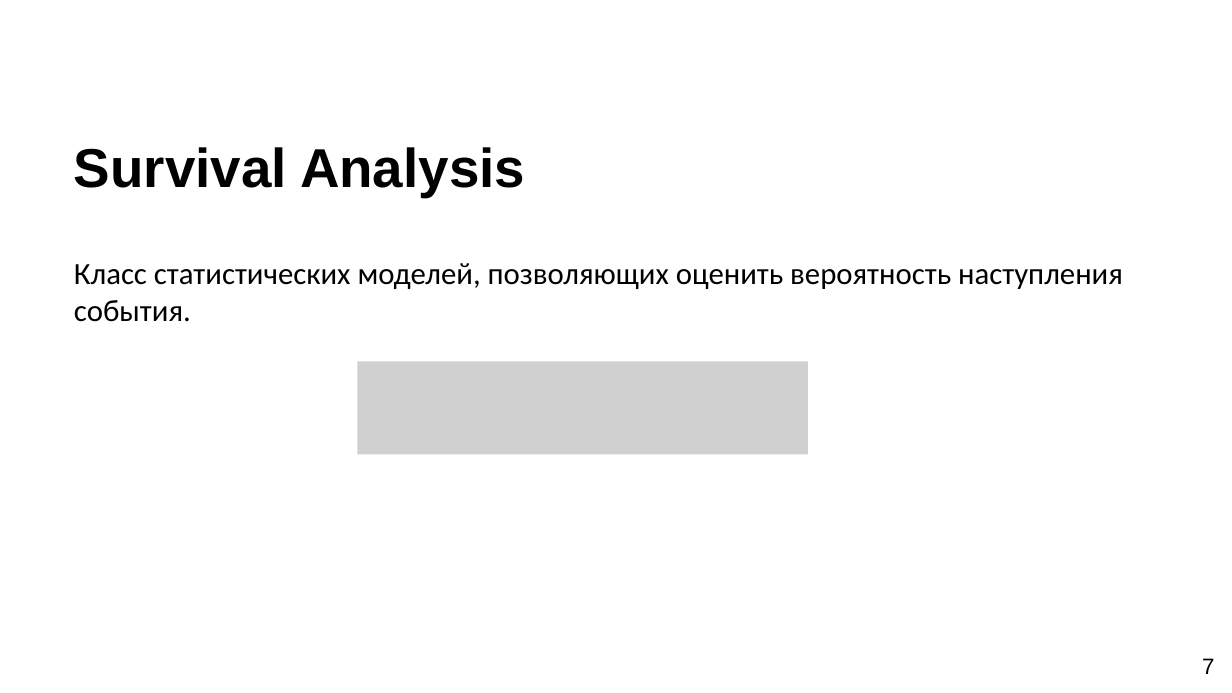
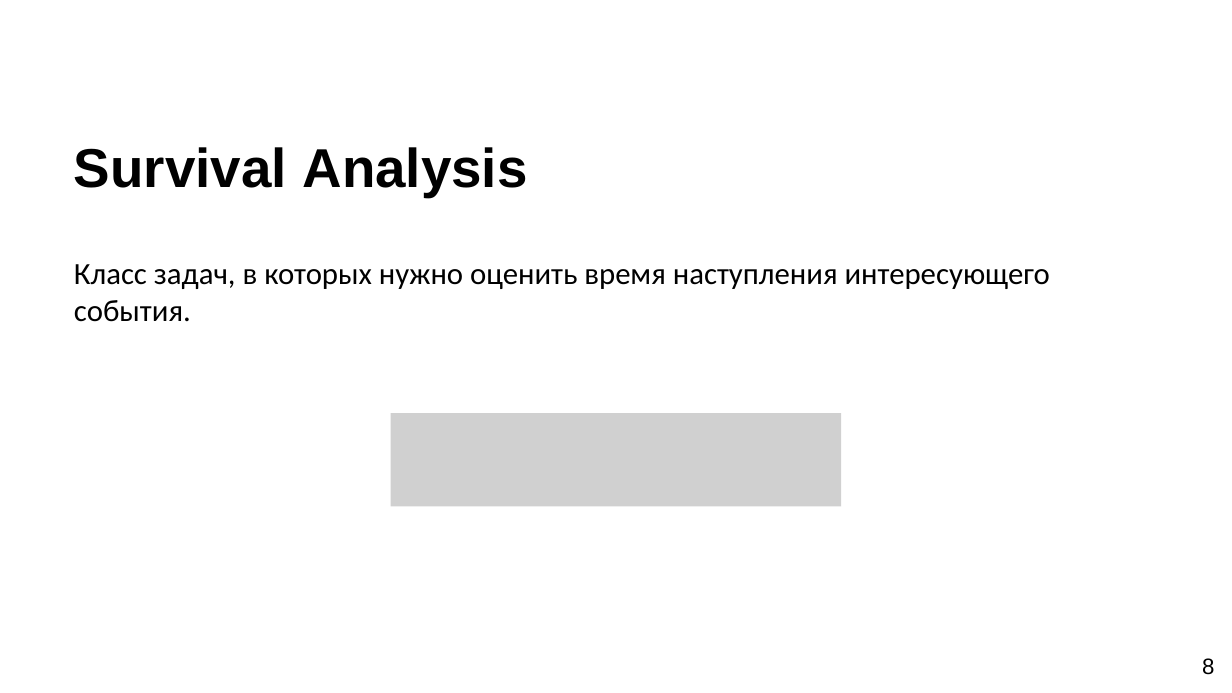
Before and after one commit to SerTelnov/landscape-forecasting, a slide deck: slide 8 of stuff/docs/2020-pps-forecasting.pptx (slide 7 before the commit). Drawn at 1232x693 pixels with LibreOffice and Linux fonts; fonts in the diff are those of the drawing; grey boxes stand for pictures; background and template pictures are left out. Boxes give left, top, right and bottom in pixels: in the first picture for what was removed or moved away, otherwise in the second. Text is boxed around its words. In the diff, an @@ line names an element or a change of style, - is before the commit and + after.

```diff
--- a/stuff/docs/2020-pps-forecasting.pptx
+++ b/stuff/docs/2020-pps-forecasting.pptx
@@ text at (74, 264, 1050, 322): text changed @@
-Класс статистических моделей, позволяющих оценить вероятность наступления события.
+Класс задач, в которых нужно оценить время наступления интересующего события.
@@ picture: place and size @@
-picture at (357, 361, 808, 455)
+picture at (391, 413, 841, 506)
@@ page number at (1202, 658, 1214, 675): text changed @@
-7
+8
```
Also in this commit, not shown: 11 other slides changed, 9 slides added, 2 slides removed.
